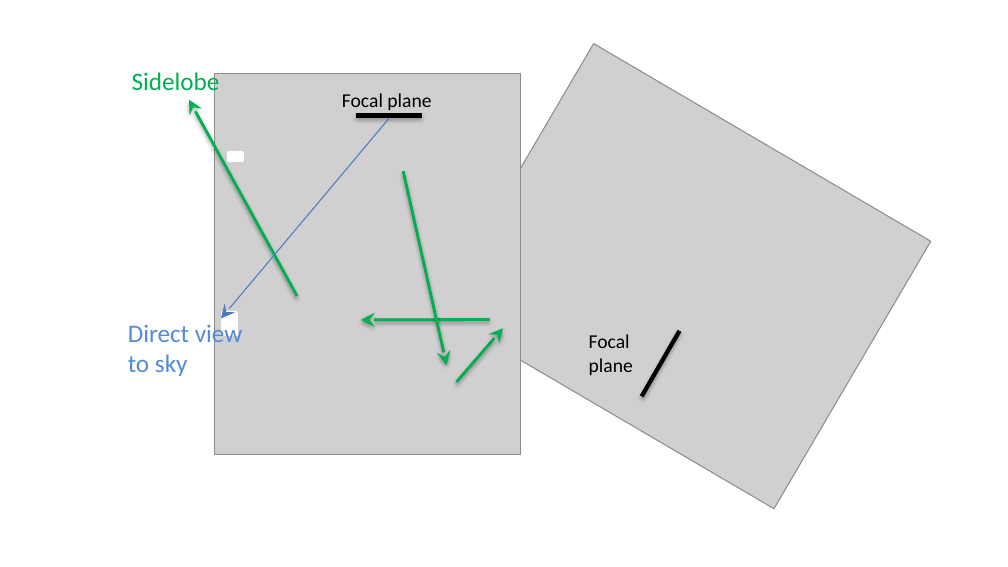
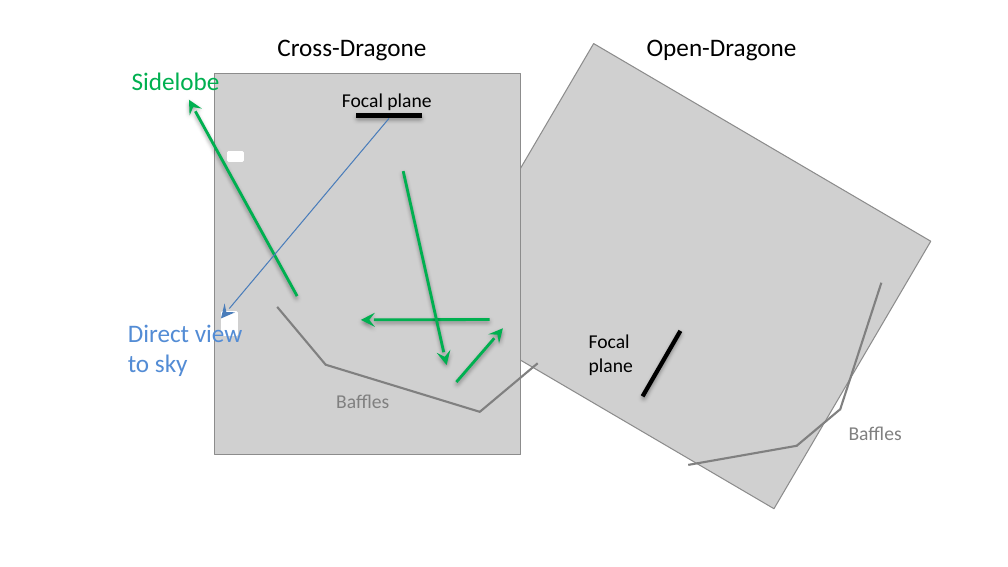
Before and after one commit to CMB-Probe/SPIE_optics_paper, a slide deck: slide 1 of editing_images/sidelobes.pptx. Drawn at 1008x567 pixels with LibreOffice and Linux fonts; fonts in the diff are those of the drawing; grey boxes stand for pictures. Boxes give left, top, right and bottom in pixels: in the first picture for what was removed or moved away, otherwise in the second. Text is boxed around its words. In the diff, an @@ line names an element or a change of style, - is before the commit and + after.

```diff
--- a/editing_images/sidelobes.pptx
+++ b/editing_images/sidelobes.pptx
@@ group added at box(277, 39, 902, 465): 6 lines, 4 texts @@
+Cross-Dragone
+Open-Dragone
+Baffles
+Baffles
```
Also in this commit, not shown: 6 other files.
